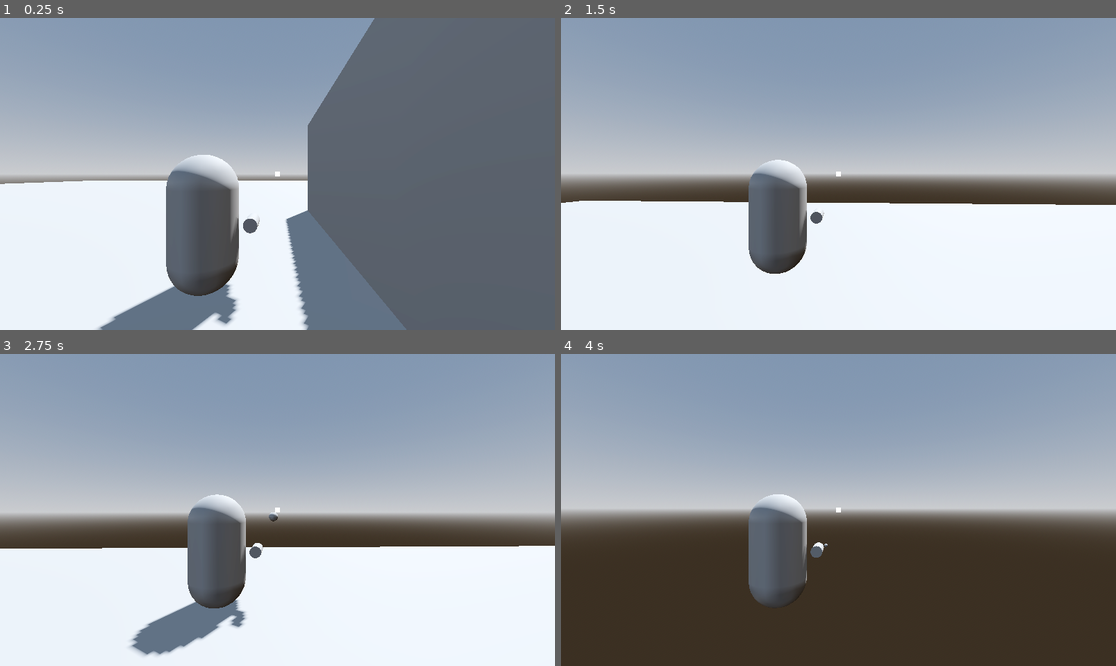
Above: before the commit, frames 1-4 (two rows, left to right).
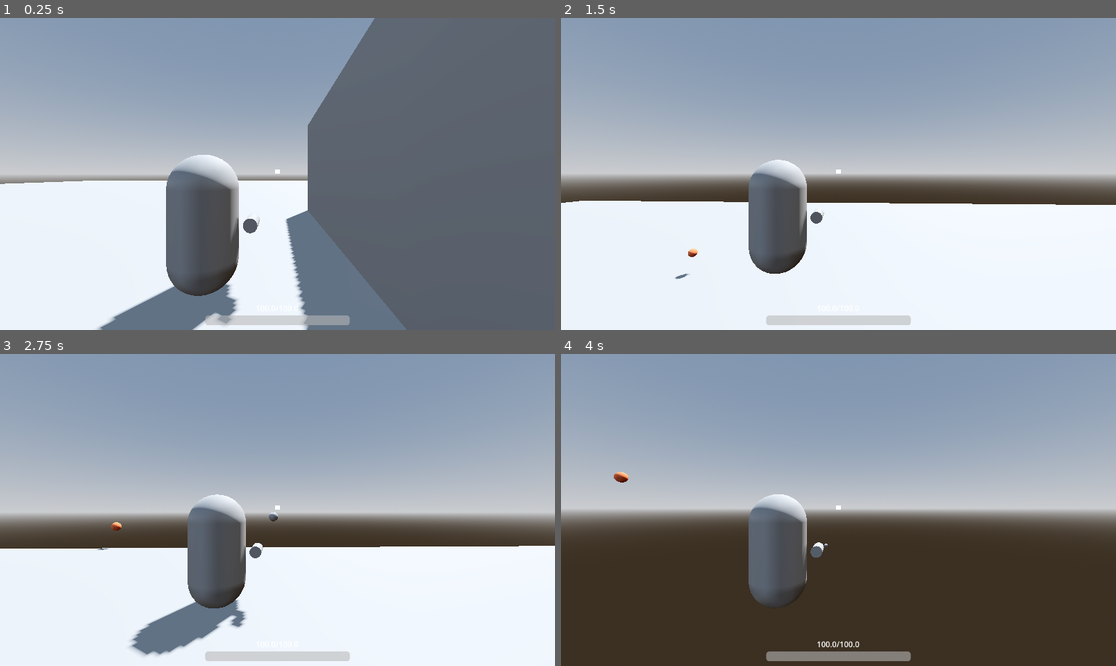
Above: after the commit, the same moments.

Repository: RocoGreen/godot-learning-project
Game: Godot game, scene res://maps/test_map_1/test_map_1.tscn
The game is run twice, just before and just after one commit, with the same random seed, the same clock (stepped at 60 frames per second) and the same inputs.
Inputs (mouse positions are in pixels of both pictures, inside the frame that each line leads up to):
- Up to frame 1 (0.25 s): no input
- Up to frame 2 (1.5 s): tap Enter at 0.5 s; move the mouse to (866, 174) at 0.52 s; hold Space (ascend) 0.53-1.28 s; hold W (move_forward) from 0.53 s (still down); move the mouse to (810, 174) at 1.27 s; tap Ctrl (crouch) at 1.35 s
- Up to frame 3 (2.75 s): keep holding W (move_forward); move the mouse to (288, 503) at 2.02 s; click (288, 503) at 2.1 s
- Up to frame 4 (4 s): keep holding W (move_forward); move the mouse to (832, 516) at 2.77 s; tap Shift (run) at 2.85 s; move the mouse to (877, 513) at 3.52 s; tap F (toggle_flying_mode) at 3.6 s

The runs differ from the first frame. In frame 1, 0.8% of the frame differs, in the area x 36-64%, y 48-99%; in frame 2, 0.9%; in frame 3, 0.9%; in frame 4, 1.0%, in the area x 9-64%, y 37-99%.

Commit message:
Created first prototype of health bar indicator
I also created an NPC that is on the other team as Test Character 1 playable entity that shoots a bullet to damage the playable so you can see the health bar in action. Also a self regen that is activated a short time after taking damage. Love it :3

Everything is prototype so everything new is pretty much just to make it work.

Diff:
--- /dev/null
+++ b/entities/npcs/test_npc_2/identity/test_npc_2_identity.tres
@@ -0,0 +1,8 @@
+[gd_resource type="Resource" script_class="EntityIdentity" format=3 uid="uid://dnavcvybiugh8"]
+
+[ext_resource type="Script" uid="uid://cur8p8fjl0qvd" path="res://entities/_shared/identity/entity_identity.gd" id="1_1x80x"]
+
+[resource]
+script = ExtResource("1_1x80x")
+name = &"Test NPC 2"
+team = 1
--- /dev/null
+++ b/entities/npcs/test_npc_2/test_npc_2.tscn
@@ -0,0 +1,39 @@
+[gd_scene format=3 uid="uid://rg57k2ltcg8e"]
+
+[ext_resource type="PackedScene" uid="uid://coqcni43ymjxa" path="res://entities/_shared/components/entity/entity_component.tscn" id="1_3j6eg"]
+[ext_resource type="Resource" uid="uid://dnavcvybiugh8" path="res://entities/npcs/test_npc_2/identity/test_npc_2_identity.tres" id="2_08kpk"]
+[ext_resource type="PackedScene" uid="uid://bigplrrqyhf1s" path="res://entities/npcs/test_npc_2/weapon/test_npc_2_weapon.tscn" id="3_3j6eg"]
+
+[sub_resource type="BoxMesh" id="BoxMesh_7u2du"]
+size = Vector3(1, 2, 1)
+
+[sub_resource type="BoxShape3D" id="BoxShape3D_oxydy"]
+size = Vector3(1, 2, 1)
+
+[sub_resource type="StandardMaterial3D" id="StandardMaterial3D_3j6eg"]
+albedo_color = Color(1, 0.039215688, 0.039215688, 1)
+
+[sub_resource type="SphereMesh" id="SphereMesh_08kpk"]
+material = SubResource("StandardMaterial3D_3j6eg")
+
+[node name="TestNPC2" type="StaticBody3D" unique_id=43246460 groups=["entities"]]
+collision_mask = 3
+
+[node name="EntityComponent" parent="." unique_id=532691025 node_paths=PackedStringArray("entity") instance=ExtResource("1_3j6eg")]
+entity = NodePath("..")
+identity = ExtResource("2_08kpk")
+
+[node name="Components" type="Node3D" parent="." unique_id=944580917]
+
+[node name="Weapon" parent="." unique_id=1252039541 instance=ExtResource("3_3j6eg")]
+transform = Transform3D(1, 0, 0, 0, 1, 0, 0, 0, 1, 1, 0, 0)
+
+[node name="MeshInstance3D" type="MeshInstance3D" parent="." unique_id=1554785206]
+mesh = SubResource("BoxMesh_7u2du")
+
+[node name="CollisionShape3D" type="CollisionShape3D" parent="." unique_id=1552385769]
+shape = SubResource("BoxShape3D_oxydy")
+
+[node name="OnEnemyTeamIndicator" type="MeshInstance3D" parent="." unique_id=340308183]
+transform = Transform3D(1, 0, 0, 0, 1, 0, 0, 0, 1, 0, 2, 0)
+mesh = SubResource("SphereMesh_08kpk")
--- /dev/null
+++ b/entities/npcs/test_npc_2/weapon/bullet/test_npc_2_weapon_bullet.gd
@@ -0,0 +1,48 @@
+class_name TestNPC2WeaponBullet
+extends CharacterBody3D
+
+
+var _launched: bool = false;
+
+var _damage_to_entity_hit: float;
+var _shooter_identity: EntityIdentity = EntityIdentity.new();
+
+
+func _physics_process(delta: float) -> void:
+	var collision: KinematicCollision3D = move_and_collide(velocity * delta);
+
+	if collision:
+		var target_hit: PhysicsBody3D = collision.get_collider();
+
+		if target_hit.is_in_group(&"entities"):
+			_apply_damage_to_target_entity(target_hit);
+
+		queue_free();
+
+
+func _apply_damage_to_target_entity(entity: PhysicsBody3D) -> void:
+	var entity_entity_component: EntityComponent = EntityComponent.from_entity(entity);
+	var entity_health_component: EntityHealthComponent = entity_entity_component.health_component;
+
+	if not entity_health_component:
+		return;
+
+	entity_health_component.damage(_damage_to_entity_hit, _shooter_identity);
+
+
+func launch(
+		from: Vector3, at_direction: Vector3, at_speed: float,
+		bullet_damage: float, life_duration_in_seconds_after_launch: float,
+		shooter_identity: EntityIdentity
+) -> void:
+	global_position = from;
+
+	velocity = at_direction * at_speed;
+
+	_damage_to_entity_hit = bullet_damage;
+	_shooter_identity = shooter_identity;
+	_launched = true;
+
+	await get_tree().create_timer(life_duration_in_seconds_after_launch).timeout;
+
+	queue_free();
--- /dev/null
+++ b/entities/npcs/test_npc_2/weapon/bullet/test_npc_2_weapon_bullet.tscn
@@ -0,0 +1,26 @@
+[gd_scene format=3 uid="uid://dhmyjew8tp584"]
+
+[ext_resource type="Script" uid="uid://cp138l7udxlo" path="res://entities/npcs/test_npc_2/weapon/bullet/test_npc_2_weapon_bullet.gd" id="1_m301b"]
+
+[sub_resource type="StandardMaterial3D" id="StandardMaterial3D_7ftta"]
+albedo_color = Color(0.9585393, 0.45680666, 0.2868227, 1)
+
+[sub_resource type="SphereMesh" id="SphereMesh_wo8wl"]
+material = SubResource("StandardMaterial3D_7ftta")
+radius = 0.2
+height = 0.4
+
+[sub_resource type="SphereShape3D" id="SphereShape3D_m301b"]
+radius = 0.2
+
+[node name="TestNPC2WeaponBullet" type="CharacterBody3D" unique_id=95783991]
+top_level = true
+collision_layer = 0
+collision_mask = 3
+script = ExtResource("1_m301b")
+
+[node name="MeshInstance3D" type="MeshInstance3D" parent="." unique_id=595579599]
+mesh = SubResource("SphereMesh_wo8wl")
+
+[node name="CollisionShape3D" type="CollisionShape3D" parent="." unique_id=794782485]
+shape = SubResource("SphereShape3D_m301b")
--- /dev/null
+++ b/entities/npcs/test_npc_2/weapon/test_npc_2_weapon.gd
@@ -0,0 +1,38 @@
+class_name TestNPC2Weapon
+extends Node3D
+
+@export var test_npc_2_identity: EntityIdentity;
+
+@export var bullet: PackedScene;
+@export var bullet_damage: float = 20.0;
+@export var bullet_travel_speed_meters_per_second: float = 20.0;
+@export var bullet_life_duration_in_seconds_after_launch: float = 5.0;
+
+@onready var bullet_start_transform_anchor_marker_3d: Marker3D = $BulletStartTransformAnchor;
+
+
+func _ready() -> void:
+	_start_bullet_shoot_interval_loop();
+
+
+func _start_bullet_shoot_interval_loop() -> void:
+	_fire_bullet();
+
+	await get_tree().create_timer(0.5).timeout;
+
+	_start_bullet_shoot_interval_loop();
+
+
+func _fire_bullet() -> void:
+	var bullet_to_launch: TestNPC2WeaponBullet = bullet.instantiate();
+
+	add_child(bullet_to_launch);
+
+	bullet_to_launch.launch(
+			bullet_start_transform_anchor_marker_3d.global_position,
+			-bullet_start_transform_anchor_marker_3d.global_basis.z.normalized(),
+			bullet_travel_speed_meters_per_second,
+			bullet_damage,
+			bullet_life_duration_in_seconds_after_launch,
+			test_npc_2_identity
+	);
--- /dev/null
+++ b/entities/npcs/test_npc_2/weapon/test_npc_2_weapon.tscn
@@ -0,0 +1,19 @@
+[gd_scene format=3 uid="uid://bigplrrqyhf1s"]
+
+[ext_resource type="Script" uid="uid://72qdyumj3qmt" path="res://entities/npcs/test_npc_2/weapon/test_npc_2_weapon.gd" id="1_r0cq4"]
+[ext_resource type="Resource" uid="uid://dnavcvybiugh8" path="res://entities/npcs/test_npc_2/identity/test_npc_2_identity.tres" id="2_y0xsu"]
+[ext_resource type="PackedScene" uid="uid://dhmyjew8tp584" path="res://entities/npcs/test_npc_2/weapon/bullet/test_npc_2_weapon_bullet.tscn" id="3_eb3ft"]
+
+[sub_resource type="CylinderMesh" id="CylinderMesh_otgpu"]
+
+[node name="TestNPC2Weapon" type="Node3D" unique_id=1252039541]
+script = ExtResource("1_r0cq4")
+test_npc_2_identity = ExtResource("2_y0xsu")
+bullet = ExtResource("3_eb3ft")
+
+[node name="MeshInstance3D" type="MeshInstance3D" parent="." unique_id=1194897553]
+transform = Transform3D(0.2, 0, 0, 0, -8.742278e-09, -0.2, 0, 0.2, -8.742278e-09, 0, 0, 0)
+mesh = SubResource("CylinderMesh_otgpu")
+
+[node name="BulletStartTransformAnchor" type="Marker3D" parent="." unique_id=1028179772]
+transform = Transform3D(1, 0, 0, 0, 1, 0, 0, 0, 1, 0, 0, -0.2)
--- /dev/null
+++ b/entities/playables/_shared/components/player_ui/playable_player_ui_component.gd
@@ -0,0 +1,28 @@
+class_name PlayablePlayerUIComponent
+extends MarginContainer
+
+
+@export var health_component: EntityHealthComponent;
+
+@onready var health_label: Label = %HealthLabel;
+@onready var health_progress_bar: ProgressBar = %HealthProgressBar;
+
+
+func _ready() -> void:
+	_update_playable_health_indicator();
+
+	health_component.health_changed.connect(_on_playable_health_changed);
+
+
+func _update_playable_health_indicator() -> void:
+	var current_health_rounded: float = roundf(health_component.current_health);
+	var max_health_rounded: float = roundf(health_component.max_health);
+
+	health_label.text = "%s/%s" % [current_health_rounded, max_health_rounded];
+
+	health_progress_bar.max_value = max_health_rounded;
+	health_progress_bar.value = current_health_rounded;
+
+
+func _on_playable_health_changed(_old_health: float, _new_health: float, _source: EntityIdentity) -> void:
+	_update_playable_health_indicator();
--- /dev/null
+++ b/entities/playables/_shared/components/player_ui/playable_player_ui_component.tscn
@@ -0,0 +1,38 @@
+[gd_scene format=3 uid="uid://s7uybs151onq"]
+
+[ext_resource type="Script" uid="uid://dgm2cqv4itvae" path="res://entities/playables/_shared/components/player_ui/playable_player_ui_component.gd" id="1_bxmb4"]
+
+[node name="PlayablePlayerUIComponent" type="MarginContainer" unique_id=843756222]
+anchors_preset = 15
+anchor_right = 1.0
+anchor_bottom = 1.0
+grow_horizontal = 2
+grow_vertical = 2
+theme_override_constants/margin_left = 10
+theme_override_constants/margin_right = 10
+theme_override_constants/margin_bottom = 10
+script = ExtResource("1_bxmb4")
+
+[node name="PlayableHealthIndicator" type="VBoxContainer" parent="." unique_id=941527608]
+layout_mode = 2
+size_flags_horizontal = 4
+size_flags_vertical = 8
+
+[node name="HealthLabel" type="Label" parent="PlayableHealthIndicator" unique_id=760907316]
+unique_name_in_owner = true
+layout_mode = 2
+text = "000/000"
+horizontal_alignment = 1
+
+[node name="HealthProgressBar" type="ProgressBar" parent="PlayableHealthIndicator" unique_id=642272414]
+unique_name_in_owner = true
+custom_minimum_size = Vector2(300, 20)
+layout_mode = 2
+step = 1.0
+show_percentage = false
+
+[node name="Crosshair" type="ColorRect" parent="." unique_id=1841372608]
+custom_minimum_size = Vector2(10, 10)
+layout_mode = 2
+size_flags_horizontal = 4
+size_flags_vertical = 4
--- /dev/null
+++ b/entities/playables/test_character_1/test_character_1.gd
@@ -0,0 +1,27 @@
+extends CharacterBody3D
+
+
+@export var test_character_1_identity: EntityIdentity;
+@export var health_component: EntityHealthComponent;
+
+
+var _already_awaiting_for_self_regen_timeout: bool = false;
+var _self_regen_active: bool = false;
+
+
+func _process(delta: float) -> void:
+	if _self_regen_active and health_component.current_health >= health_component.max_health:
+		_self_regen_active = false;
+
+	elif health_component.current_health < health_component.max_health:
+		if _self_regen_active:
+			health_component.heal(50.0 * delta, test_character_1_identity);
+
+		elif _already_awaiting_for_self_regen_timeout:
+			return;
+
+		else:
+			await get_tree().create_timer(2.0).timeout;
+
+			_already_awaiting_for_self_regen_timeout = false;
+			_self_regen_active = true;
--- a/entities/playables/test_character_1/test_character_1.tscn
+++ b/entities/playables/test_character_1/test_character_1.tscn
@@ -1,5 +1,6 @@
 [gd_scene format=3 uid="uid://qt11qx64as1o"]
 
+[ext_resource type="Script" uid="uid://c5t57u0fdcwf4" path="res://entities/playables/test_character_1/test_character_1.gd" id="1_64usw"]
 [ext_resource type="PackedScene" uid="uid://coqcni43ymjxa" path="res://entities/_shared/components/entity/entity_component.tscn" id="1_ybfop"]
 [ext_resource type="Resource" uid="uid://ch1uqhr4e8qym" path="res://entities/playables/test_character_1/test_character_1_identity.tres" id="2_3s4ss"]
 [ext_resource type="PackedScene" uid="uid://cbeqj73rklldr" path="res://entities/playables/_shared/components/camera/playable_camera_component.tscn" id="3_qc732"]
@@ -12,13 +13,17 @@
 [ext_resource type="PackedScene" uid="uid://gikkd26lo3hc" path="res://entities/playables/_shared/components/ultimates/luna_snow/playable_luna_snow_ultimate_component.tscn" id="10_7it47"]
 [ext_resource type="PackedScene" uid="uid://bs5dguomkd64k" path="res://entities/playables/_shared/components/abilities/luna_snow_clap/playable_luna_snow_clap_ability_component.tscn" id="10_wkwh7"]
 [ext_resource type="PackedScene" uid="uid://vfbdf5vqp3d" path="res://entities/_shared/components/position_anchor_hub/entity_position_anchor_hub_component.tscn" id="13_3gihv"]
+[ext_resource type="PackedScene" uid="uid://s7uybs151onq" path="res://entities/playables/_shared/components/player_ui/playable_player_ui_component.tscn" id="13_64usw"]
 
 [sub_resource type="CapsuleMesh" id="CapsuleMesh_w7sju"]
 
 [sub_resource type="CapsuleShape3D" id="CapsuleShape3D_jd5x5"]
 
-[node name="TestCharacter1" type="CharacterBody3D" unique_id=855105009 groups=["entities"]]
+[node name="TestCharacter1" type="CharacterBody3D" unique_id=855105009 node_paths=PackedStringArray("health_component") groups=["entities"]]
 collision_mask = 3
+script = ExtResource("1_64usw")
+test_character_1_identity = ExtResource("2_3s4ss")
+health_component = NodePath("Components/InteractionWithGame/EntityHealthComponent")
 
 [node name="EntityComponent" parent="." unique_id=532691025 node_paths=PackedStringArray("entity", "health_component", "status_receiver_hub_component", "position_anchor_hub_component") instance=ExtResource("1_ybfop")]
 entity = NodePath("..")
@@ -79,7 +84,7 @@
 
 [node name="CenterAnchor" type="Marker3D" parent="Components/GameMechanicsSupport/EntityPositionAnchorHubComponent" unique_id=1004767145]
 
-[node name="UI" type="Control" parent="." unique_id=1133008706]
+[node name="UI" type="Control" parent="Components" unique_id=340507901]
 layout_mode = 3
 anchors_preset = 15
 anchor_right = 1.0
@@ -87,19 +92,9 @@
 grow_horizontal = 2
 grow_vertical = 2
 
-[node name="Crosshair" type="ColorRect" parent="UI" unique_id=1657220023]
+[node name="PlayablePlayerUIComponent" parent="Components/UI" unique_id=843756222 node_paths=PackedStringArray("health_component") instance=ExtResource("13_64usw")]
 layout_mode = 1
-anchors_preset = 8
-anchor_left = 0.5
-anchor_top = 0.5
-anchor_right = 0.5
-anchor_bottom = 0.5
-offset_left = -5.0
-offset_top = -5.0
-offset_right = 5.0
-offset_bottom = 5.0
-grow_horizontal = 2
-grow_vertical = 2
+health_component = NodePath("../../InteractionWithGame/EntityHealthComponent")
 
 [node name="MeshInstance3D" type="MeshInstance3D" parent="." unique_id=909298792]
 mesh = SubResource("CapsuleMesh_w7sju")
--- a/maps/test_map_1/test_map_1.tscn
+++ b/maps/test_map_1/test_map_1.tscn
@@ -3,6 +3,7 @@
 [ext_resource type="PackedScene" uid="uid://qt11qx64as1o" path="res://entities/playables/test_character_1/test_character_1.tscn" id="1_nyck6"]
 [ext_resource type="PackedScene" uid="uid://c473237cvi31t" path="res://entities/npcs/test_npc_1/ally/test_npc_1_ally.tscn" id="2_5p6cq"]
 [ext_resource type="PackedScene" uid="uid://71et6jogo4aq" path="res://entities/npcs/test_npc_1/enemy/test_npc_1_enemy.tscn" id="3_nyck6"]
+[ext_resource type="PackedScene" uid="uid://rg57k2ltcg8e" path="res://entities/npcs/test_npc_2/test_npc_2.tscn" id="4_hjvll"]
 
 [sub_resource type="ProceduralSkyMaterial" id="ProceduralSkyMaterial_87hen"]
 sky_horizon_color = Color(0.66224277, 0.6717428, 0.6867428, 1)
@@ -70,3 +71,6 @@
 
 [node name="TestNPC1Enemy" parent="Entities" unique_id=1296699483 instance=ExtResource("3_nyck6")]
 transform = Transform3D(1, 0, 0, 0, 1, 0, 0, 0, 1, -5, 1, 5)
+
+[node name="TestNPC2" parent="Entities" unique_id=43246460 instance=ExtResource("4_hjvll")]
+transform = Transform3D(1, 0, 0, 0, 1, 0, 0, 0, 1, -10, 1, 5)
Not shown, added: entities/npcs/test_npc_2/weapon/bullet/test_npc_2_weapon_bullet.gd.uid
Not shown, added: entities/npcs/test_npc_2/weapon/test_npc_2_weapon.gd.uid
Not shown, added: entities/playables/_shared/components/player_ui/playable_player_ui_component.gd.uid
Not shown, added: entities/playables/test_character_1/test_character_1.gd.uid
